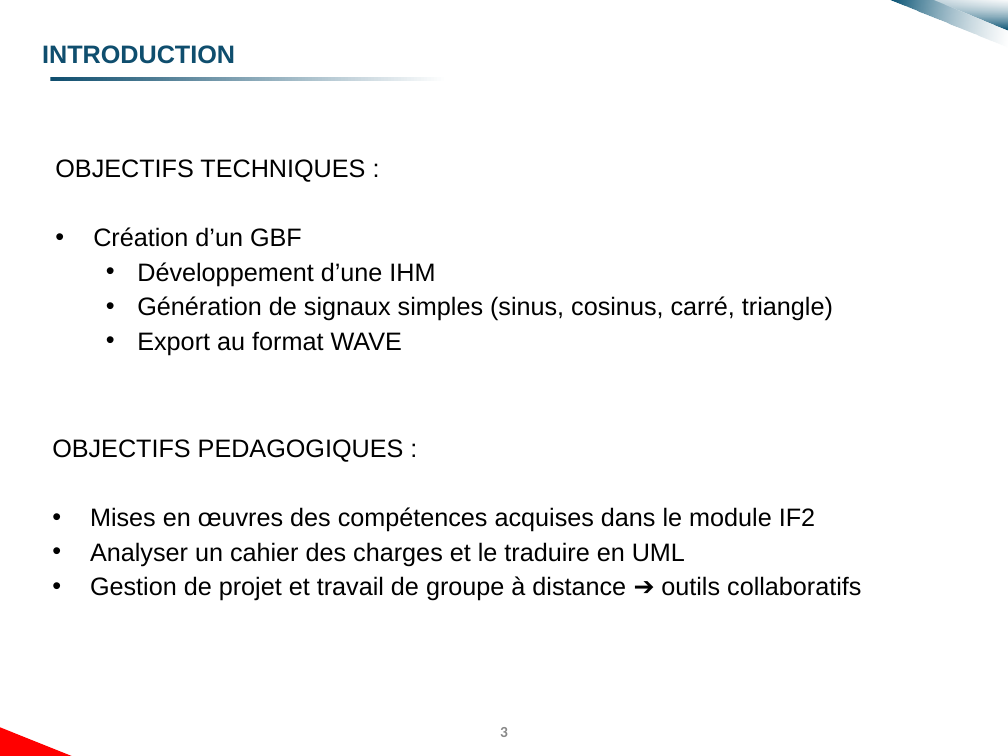
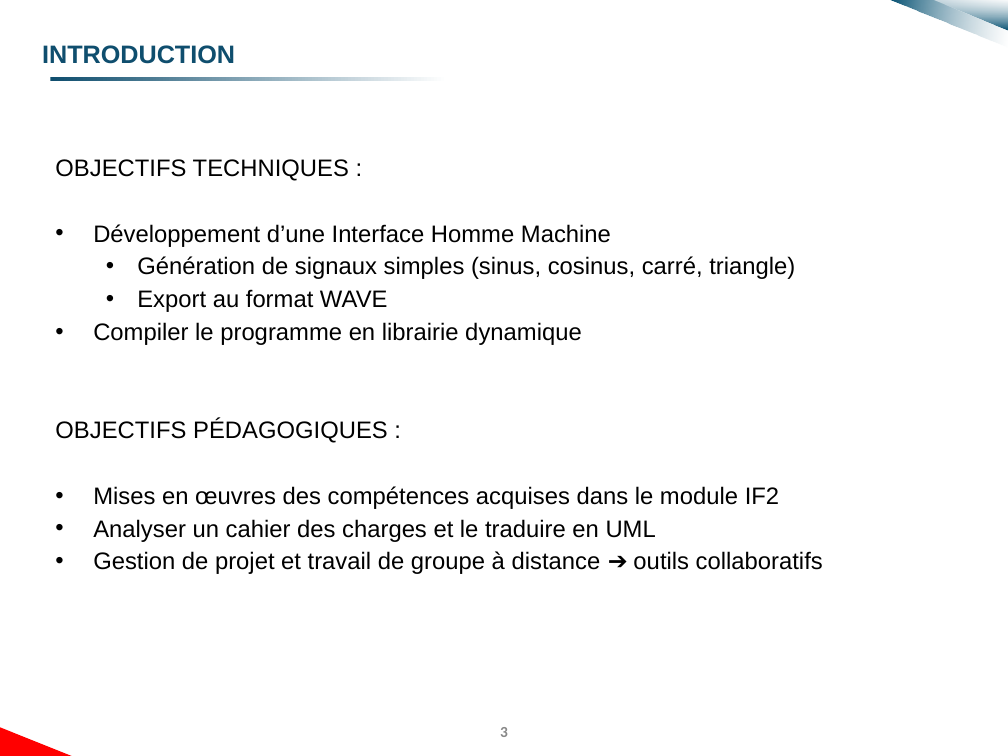
Before and after one commit to Nakio195/GBF_Project, a slide deck: slide 3 of Docs/Rendus/Rendu 3/Rendu 3.pptx. Drawn at 1008x756 pixels with LibreOffice and Linux fonts; fonts in the diff are those of the drawing; background and template pictures are left out. Boxes give left, top, right and bottom in pixels: in the first picture for what was removed or moved away, otherwise in the second. Text is boxed around its words. In the diff, an @@ line names an element or a change of style, - is before the commit and + after.

Commit message:
ppt

```diff
--- a/Docs/Rendus/Rendu 3/Rendu 3.pptx
+++ b/Docs/Rendus/Rendu 3/Rendu 3.pptx
@@ text at [55,159,795,312]: size 18 to 17 pt in "OBJECTIFS TECHNIQUES :", "Génération de signaux simples (sinus, cosinus, carré, ...", "Export au format WAVE" @@
@@ text at [93,224,611,247]: text changed; size 18 to 17 pt @@
-• Création d’un GBF
-  • Développement d’une IHM
+• Développement d’une Interface Homme Machine
@@ text at [55,322,823,574]: paragraphs added @@
+• Compiler le programme en librairie dynamique
+OBJECTIFS PÉDAGOGIQUES :
+• Mises en œuvres des compétences acquises dans le module IF2
+• Analyser un cahier des charges et le traduire en UML
+• Gestion de projet et travail de groupe à distance ➔ outils collaboratifs
@@ text removed at [52,439,861,601] @@
-OBJECTIFS PEDAGOGIQUES :
-• Mises en œuvres des compétences acquises dans le module IF2
-• Analyser un cahier des charges et le traduire en UML
-• Gestion de projet et travail de groupe à distance ➔ outils collaboratifs
```
Also in this commit, not shown: 9 other slides changed, 4 slides added.
